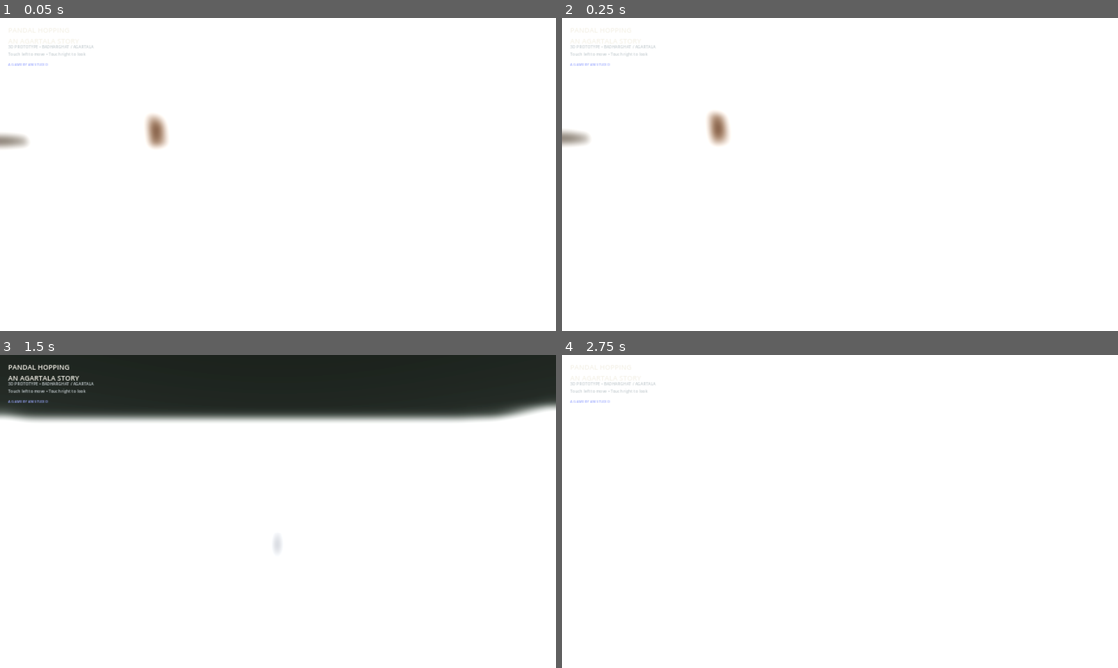
Above: before the commit, frames 1-4 (two rows, left to right).
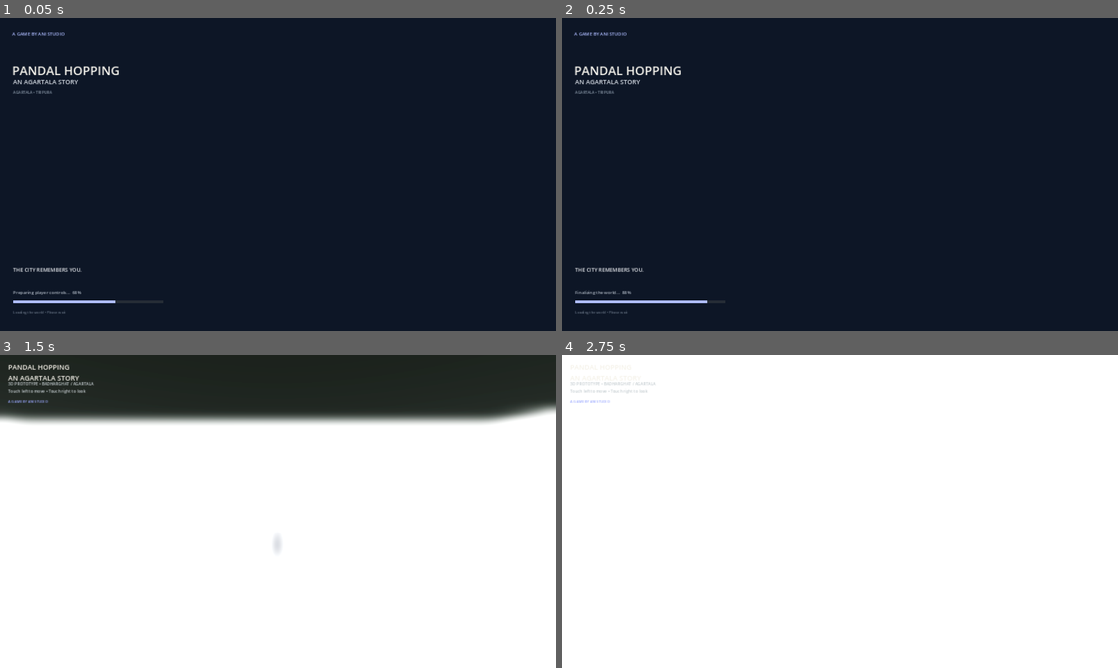
Above: after the commit, the same moments.

Repository: anirudhadebbarma031214-commits/PANDAL-HOPPING-AGARTALA-STORY-GAME
Game: Godot game, scene res://main.tscn
Same seed, same stepped clock (60 frames per second), same inputs: the game is played once before the commit and once after it.
Inputs (mouse positions are in pixels of both pictures, inside the frame that each line leads up to):
- Up to frame 1 (0.05 s): no input
- Up to frame 2 (0.25 s): no input
- Up to frame 3 (1.5 s): tap Enter (ui_accept) at 0.5, 0.77 s; move the mouse to (400, 495) at 0.52 s; hold Right (ui_right) 0.53-1.25 s; click (400, 495) at 0.67 s; drag from (166, 527) to (250, 574) at 1.27 s
- Up to frame 4 (2.75 s): move the mouse to (895, 442) at 2.02 s; hold Right (ui_right) from 2.03 s (still down)

The runs differ from the first frame. In frame 1, 100% of the frame differs, in the area x 0-100%, y 0-100%; in frame 2, 100%; in frame 3, 2.5%; in frame 4, nothing differs.

Commit message:
Add cinematic GTA-style loading screen

Diff:
--- a/main.gd
+++ b/main.gd
@@ -15,10 +15,133 @@
 var move_input: Vector2 = Vector2.ZERO
 var look_input: Vector2 = Vector2.ZERO
 
+var loading_layer: CanvasLayer
+var loading_root: ColorRect
+var loading_bar: ColorRect
+var loading_status: Label
+
 func _ready() -> void:
+    create_loading_screen()
+    await get_tree().process_frame
+    set_loading_progress(0.12, "Loading Agartala...")
     create_world()
+    await get_tree().process_frame
+    set_loading_progress(0.42, "Building the city...")
     create_player()
+    await get_tree().process_frame
+    set_loading_progress(0.68, "Preparing player controls...")
     create_ui()
+    await get_tree().process_frame
+    set_loading_progress(0.88, "Finalizing the world...")
+    await get_tree().create_timer(0.65).timeout
+    set_loading_progress(1.0, "Welcome to Agartala")
+    await get_tree().create_timer(0.55).timeout
+    if is_instance_valid(loading_root):
+        loading_root.queue_free()
+    if is_instance_valid(loading_layer):
+        loading_layer.queue_free()
+
+func create_loading_screen() -> void:
+    loading_layer = CanvasLayer.new()
+    loading_layer.layer = 100
+    add_child(loading_layer)
+
+    loading_root = ColorRect.new()
+    loading_root.set_anchors_and_offsets_preset(Control.PRESET_FULL_RECT)
+    loading_root.color = Color("#05070b")
+    loading_layer.add_child(loading_root)
+
+    var image_panel: ColorRect = ColorRect.new()
+    image_panel.position = Vector2(0, 0)
+    image_panel.set_anchors_preset(Control.PRESET_FULL_RECT)
+    image_panel.color = Color(0.03, 0.055, 0.10, 1.0)
+    loading_root.add_child(image_panel)
+
+    var glow: ColorRect = ColorRect.new()
+    glow.position = Vector2(0, 0)
+    glow.set_anchors_preset(Control.PRESET_FULL_RECT)
+    glow.color = Color(0.08, 0.13, 0.22, 0.42)
+    loading_root.add_child(glow)
+
+    var brand: Label = Label.new()
+    brand.text = "A GAME BY ANI STUDIO"
+    brand.position = Vector2(42, 42)
+    brand.add_theme_font_size_override("font_size", 16)
+    brand.modulate = Color("#aebcff")
+    loading_root.add_child(brand)
+
+    var title: Label = Label.new()
+    title.text = "PANDAL HOPPING"
+    title.position = Vector2(42, 150)
+    title.add_theme_font_size_override("font_size", 42)
+    title.modulate = Color("#f5f3ec")
+    loading_root.add_child(title)
+
+    var subtitle: Label = Label.new()
+    subtitle.text = "AN AGARTALA STORY"
+    subtitle.position = Vector2(45, 204)
+    subtitle.add_theme_font_size_override("font_size", 22)
+    subtitle.modulate = Color("#d6dce4")
+    loading_root.add_child(subtitle)
+
+    var location: Label = Label.new()
+    location.text = "AGARTALA • TRIPURA"
+    location.position = Vector2(45, 246)
+    location.add_theme_font_size_override("font_size", 13)
+    location.modulate = Color("#8795a5")
+    loading_root.add_child(location)
+
+    var tip: Label = Label.new()
+    tip.text = "THE CITY REMEMBERS YOU."
+    tip.position = Vector2(45, 0)
+    tip.set_anchors_preset(Control.PRESET_CENTER_LEFT)
+    tip.position.y = 315
+    tip.add_theme_font_size_override("font_size", 18)
+    tip.modulate = Color("#e5e7eb")
+    loading_root.add_child(tip)
+
+    loading_status = Label.new()
+    loading_status.text = "Loading..."
+    loading_status.position = Vector2(45, 0)
+    loading_status.set_anchors_preset(Control.PRESET_BOTTOM_LEFT)
+    loading_status.position = Vector2(45, -145)
+    loading_status.add_theme_font_size_override("font_size", 15)
+    loading_status.modulate = Color("#aeb7c3")
+    loading_root.add_child(loading_status)
+
+    var track: ColorRect = ColorRect.new()
+    track.position = Vector2(45, 0)
+    track.set_anchors_preset(Control.PRESET_BOTTOM_LEFT)
+    track.position = Vector2(45, -105)
+    track.size = Vector2(520, 8)
+    track.color = Color("#252c36")
+    loading_root.add_child(track)
+
+    loading_bar = ColorRect.new()
+    loading_bar.position = Vector2(45, 0)
+    loading_bar.set_anchors_preset(Control.PRESET_BOTTOM_LEFT)
+    loading_bar.position = Vector2(45, -105)
+    loading_bar.size = Vector2(0, 8)
+    loading_bar.color = Color("#aebcff")
+    loading_root.add_child(loading_bar)
+
+    var hint: Label = Label.new()
+    hint.text = "Loading the world • Please wait"
+    hint.position = Vector2(45, 0)
+    hint.set_anchors_preset(Control.PRESET_BOTTOM_LEFT)
+    hint.position = Vector2(45, -75)
+    hint.add_theme_font_size_override("font_size", 12)
+    hint.modulate = Color("#697586")
+    loading_root.add_child(hint)
+
+func set_loading_progress(value: float, status: String) -> void:
+    if not is_instance_valid(loading_bar):
+        return
+    var clamped: float = clamp(value, 0.0, 1.0)
+    loading_bar.size.x = 520.0 * clamped
+    if is_instance_valid(loading_status):
+        loading_status.text = status + "  " + str(int(clamped * 100.0)) + "%"
+
 
 func mat(color: Color, roughness: float = 0.65, metallic: float = 0.0) -> StandardMaterial3D:
     var m: StandardMaterial3D = StandardMaterial3D.new()
